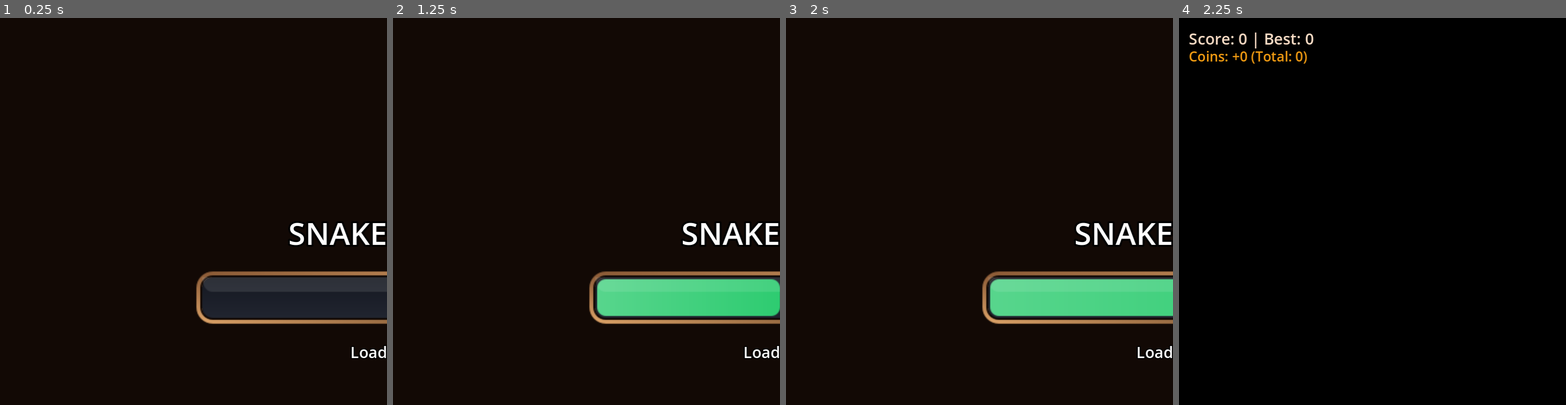
Above: before the commit, frames 1-4 (left to right).
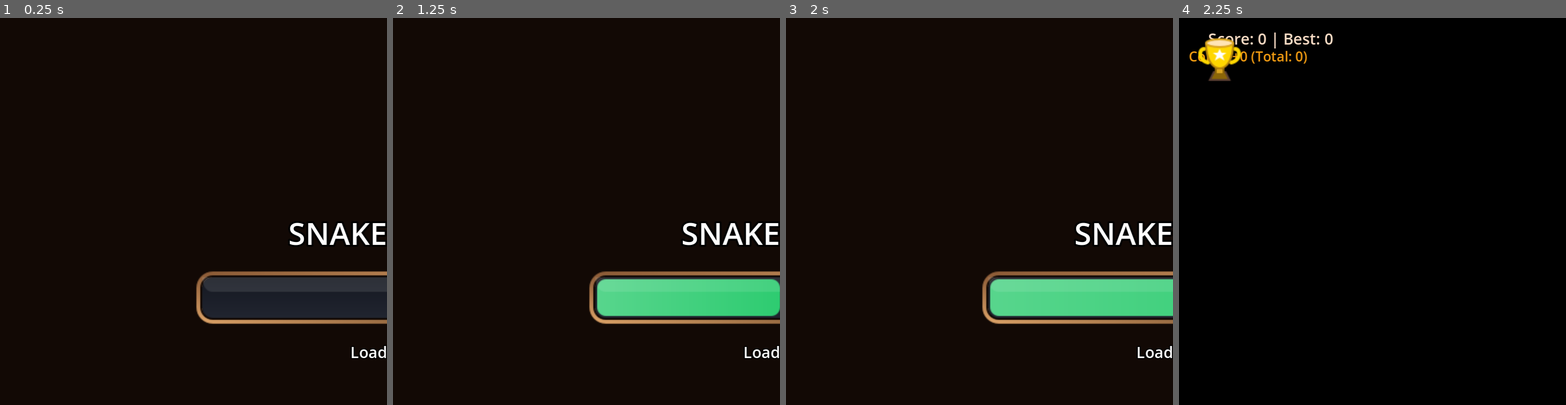
Above: after the commit, the same moments.

Repository: EiJackGH/snake-game
Game: Godot game, scene res://scenes/Main.tscn
The game is run twice, just before and just after one commit, with the same random seed, the same clock (stepped at 60 frames per second) and the same inputs.
Inputs (mouse positions are in pixels of both pictures, inside the frame that each line leads up to):
- Up to frame 1 (0.25 s): no input
- Up to frame 2 (1.25 s): move the mouse to (671, 192) at 0.52 s; hold Right (move_right) from 0.53 s (still down)
- Up to frame 3 (2 s): tap Enter at 1.25 s; move the mouse to (902, 230) at 1.27 s; release Right (move_right) at 1.28 s; hold Down (move_down) from 1.28 s (still down)
- Up to frame 4 (2.25 s): tap Space at 2 s; move the mouse to (1411, 126) at 2.02 s; release Down (move_down) at 2.03 s; hold Right (move_right) from 2.03 s (still down)

Frames 1-3 are identical in both runs. In frame 4, 1.3% of the frame differs, in the area x 2-40%, y 3-17%.

Commit message:
feat: Add and integrate new premium SVG assets and gameplay features
- Created food assets: cherry, banana, and orange SVGs
- Created powerup assets: shield and magnet SVGs
- Created UI assets: gold high-score trophy and custom 'More' button SVGs
- Updated scripts/Main.gd to load all new textures
- Integrated dynamic food randomization among the four fruit types on spawn
- Implemented temporary immunity and wrap-around behavior for the Shield powerup
- Implemented coin-attraction mechanics for the Magnet powerup
- Integrated the gold trophy high-score icon and shifted HUD text layout
- Implemented a custom 'More Assets & Powerups' info overlay triggered by the custom 'More' button in the pause/gameover overlays

Co-authored-by: aidasofialily-cmd <247843425+aidasofialily-cmd@users.noreply.github.com>

Diff:
--- /dev/null
+++ b/assets/button_more.svg
@@ -0,0 +1,10 @@
+<svg width="170" height="42" viewBox="0 0 170 42" xmlns="http://www.w3.org/2000/svg">
+  <!-- Rounded Button Container with dual-layer premium border -->
+  <rect x="2" y="2" width="166" height="38" rx="8" fill="#D38312" stroke="#A35400" stroke-width="3"/>
+  <!-- Shiny highlight across top half -->
+  <path d="M5 5 L165 5 Q165 20, 85 20 Q5 20, 5 5 Z" fill="#FFFFFF" opacity="0.15"/>
+  <!-- Inset Shadow Area -->
+  <rect x="6" y="28" width="158" height="8" rx="4" fill="#A35400" opacity="0.3"/>
+  <!-- Button Text "MORE" -->
+  <text x="85" y="27" font-family="Arial, sans-serif" font-size="18" font-weight="bold" fill="#FFFFFF" text-anchor="middle" letter-spacing="2">MORE</text>
+</svg>
--- /dev/null
+++ b/assets/food_banana.svg
@@ -0,0 +1,9 @@
+<svg width="64" height="64" viewBox="0 0 64 64" xmlns="http://www.w3.org/2000/svg">
+  <!-- Banana stem/tip -->
+  <path d="M46 14 C48 16, 44 20, 42 22 L44 24 C46 22, 50 18, 48 14 Z" fill="#8B7355"/>
+  <!-- Banana body -->
+  <path d="M44 20 C32 30, 20 30, 12 46 C22 46, 38 42, 46 24 C44 22, 45 21, 44 20 Z" fill="#FFD700" stroke="#DAA520" stroke-width="1.5"/>
+  <path d="M42 22 C32 30, 22 31, 15 45" stroke="#B8860B" stroke-width="1.5" fill="none"/>
+  <!-- Bottom tip -->
+  <path d="M12 46 C11 47, 10 49, 10 50 C11 50, 13 49, 14 47 Z" fill="#5C4033"/>
+</svg>
--- /dev/null
+++ b/assets/food_cherry.svg
@@ -0,0 +1,13 @@
+<svg width="64" height="64" viewBox="0 0 64 64" xmlns="http://www.w3.org/2000/svg">
+  <!-- Stems -->
+  <path d="M32 12 C30 20, 20 30, 20 42" stroke="#8B4513" stroke-width="3" fill="none" stroke-linecap="round"/>
+  <path d="M32 12 C34 20, 44 30, 44 42" stroke="#8B4513" stroke-width="3" fill="none" stroke-linecap="round"/>
+  <!-- Leaf -->
+  <path d="M32 12 Q24 6 28 2 Q36 6 32 12" fill="#228B22" />
+  <!-- Cherry 1 -->
+  <circle cx="20" cy="44" r="10" fill="#D2143A" />
+  <circle cx="17" cy="41" r="3" fill="#FFFFFF" opacity="0.6"/>
+  <!-- Cherry 2 -->
+  <circle cx="44" cy="44" r="10" fill="#D2143A" />
+  <circle cx="41" cy="41" r="3" fill="#FFFFFF" opacity="0.6"/>
+</svg>
--- /dev/null
+++ b/assets/food_orange.svg
@@ -0,0 +1,17 @@
+<svg width="64" height="64" viewBox="0 0 64 64" xmlns="http://www.w3.org/2000/svg">
+  <!-- Stem -->
+  <path d="M32 14 C33 9, 36 7, 39 5" stroke="#8B4513" stroke-width="3" fill="none" stroke-linecap="round"/>
+  <!-- Leaf -->
+  <path d="M32 10 Q40 8, 36 15 Q32 13, 32 10" fill="#228B22"/>
+  <!-- Orange Body -->
+  <circle cx="32" cy="36" r="20" fill="#FF8C00" stroke="#CD853F" stroke-width="1.5"/>
+  <!-- Texture dots -->
+  <circle cx="24" cy="28" r="1" fill="#D35400" opacity="0.7"/>
+  <circle cx="40" cy="28" r="1" fill="#D35400" opacity="0.7"/>
+  <circle cx="20" cy="38" r="1" fill="#D35400" opacity="0.7"/>
+  <circle cx="44" cy="38" r="1" fill="#D35400" opacity="0.7"/>
+  <circle cx="28" cy="46" r="1" fill="#D35400" opacity="0.7"/>
+  <circle cx="36" cy="46" r="1" fill="#D35400" opacity="0.7"/>
+  <!-- Highlight -->
+  <circle cx="24" cy="24" r="3.5" fill="#FFFFFF" opacity="0.6"/>
+</svg>
--- /dev/null
+++ b/assets/powerup_magnet.svg
@@ -0,0 +1,11 @@
+<svg width="64" height="64" viewBox="0 0 64 64" xmlns="http://www.w3.org/2000/svg">
+  <!-- Horseshoe Magnet Shape -->
+  <path d="M16 16 L16 36 C16 46, 48 46, 48 36 L48 16 L38 16 L38 34 C38 38, 26 38, 26 34 L26 16 Z" fill="#D2143A" stroke="#8B0000" stroke-width="2"/>
+  <!-- North/South Pole Tips (Silver/White/Blue) -->
+  <rect x="16" y="14" width="10" height="6" fill="#C0C0C0" stroke="#808080" stroke-width="1"/>
+  <rect x="38" y="14" width="10" height="6" fill="#C0C0C0" stroke="#808080" stroke-width="1"/>
+  <rect x="16" y="8" width="10" height="6" fill="#4169E1" stroke="#00008B" stroke-width="1"/>
+  <rect x="38" y="8" width="10" height="6" fill="#4169E1" stroke="#00008B" stroke-width="1"/>
+  <!-- Magnetic Field Waves -->
+  <path d="M12 6 Q21 -2 30 6 M34 6 Q43 -2 52 6" fill="none" stroke="#00FFFF" stroke-width="2" stroke-linecap="round" opacity="0.7"/>
+</svg>
--- /dev/null
+++ b/assets/powerup_shield.svg
@@ -0,0 +1,10 @@
+<svg width="64" height="64" viewBox="0 0 64 64" xmlns="http://www.w3.org/2000/svg">
+  <!-- Outer Shield Glow -->
+  <circle cx="32" cy="32" r="26" fill="none" stroke="#00FFFF" stroke-width="2" opacity="0.4"/>
+  <!-- Main Shield Shape -->
+  <path d="M32 12 C44 12, 48 16, 48 28 C48 42, 38 48, 32 52 C26 48, 16 42, 16 28 C16 16, 20 12, 32 12 Z" fill="#008B8B" stroke="#00FFFF" stroke-width="3"/>
+  <!-- Inner Detail -->
+  <path d="M32 18 C39 18, 42 21, 42 28 C42 38, 36 43, 32 46 C28 43, 22 38, 22 28 C22 21, 25 18, 32 18 Z" fill="#00CED1" opacity="0.6"/>
+  <!-- Highlight Star/Cross in center -->
+  <path d="M32 24 L32 38 M25 31 L39 31" stroke="#FFFFFF" stroke-width="3" stroke-linecap="round"/>
+</svg>
--- /dev/null
+++ b/assets/trophy.svg
@@ -0,0 +1,13 @@
+<svg width="64" height="64" viewBox="0 0 64 64" xmlns="http://www.w3.org/2000/svg">
+  <!-- Base Stand -->
+  <path d="M22 54 L42 54 L38 46 L26 46 Z" fill="#8B6508" stroke="#5C4033" stroke-width="2"/>
+  <rect x="28" y="42" width="8" height="6" fill="#DAA520" stroke="#8B6508" stroke-width="2"/>
+  <!-- Handles -->
+  <path d="M16 22 C10 22, 10 34, 20 36 M48 22 C54 22, 54 34, 44 36" fill="none" stroke="#FFD700" stroke-width="4" stroke-linecap="round"/>
+  <!-- Main Cup Body -->
+  <path d="M18 16 L46 16 C46 32, 40 42, 32 42 C24 42, 18 32, 18 16 Z" fill="#FFD700" stroke="#B8860B" stroke-width="2"/>
+  <!-- Rim of the cup -->
+  <ellipse cx="32" cy="16" rx="14" ry="4" fill="#FFE4B5" stroke="#DAA520" stroke-width="2"/>
+  <!-- Highlight and Star design -->
+  <path d="M32 22 L34 26 L39 26 L35 29 L37 34 L32 31 L27 34 L29 29 L25 26 L30 26 Z" fill="#FFFFFF"/>
+</svg>
--- a/scripts/Main.gd
+++ b/scripts/Main.gd
@@ -59,19 +59,31 @@
 
 # Textures
 var tex_food: Texture2D
+var tex_food_cherry: Texture2D
+var tex_food_banana: Texture2D
+var tex_food_orange: Texture2D
 var tex_coin: Texture2D
 var tex_pow_slow: Texture2D
 var tex_pow_double: Texture2D
 var tex_pow_shrink: Texture2D
+var tex_pow_shield: Texture2D
+var tex_pow_magnet: Texture2D
 var tex_gameover: Texture2D
 var tex_shop_bg: Texture2D
 var tex_skin_selected: Texture2D
 var tex_out_of_coins: Texture2D
 var tex_btn_get_coins: Texture2D
 var tex_btn_return_to_game: Texture2D
+var tex_trophy: Texture2D
+var tex_btn_more: Texture2D
+
+var food_textures = []
+var current_food_texture: Texture2D
+var trophy_rect: TextureRect
+var more_info_panel: Panel
 
 # Power-up Definitions
-enum PowerUpType { NONE, SLOW, DOUBLE_POINTS, SHRINK }
+enum PowerUpType { NONE, SLOW, DOUBLE_POINTS, SHRINK, SHIELD, MAGNET }
 var power_up_type = PowerUpType.NONE
 var power_up_pos = Vector2(-1, -1)
 var power_up_spawn_steps = 0 # Remaining steps before spawn expires
@@ -133,16 +145,26 @@
 
 	# Load texture assets
 	tex_food = load("res://assets/food.svg") as Texture2D
+	tex_food_cherry = load("res://assets/food_cherry.svg") as Texture2D
+	tex_food_banana = load("res://assets/food_banana.svg") as Texture2D
+	tex_food_orange = load("res://assets/food_orange.svg") as Texture2D
 	tex_coin = load("res://assets/coin.svg") as Texture2D
 	tex_pow_slow = load("res://assets/powerup_slow.svg") as Texture2D
 	tex_pow_double = load("res://assets/powerup_double.svg") as Texture2D
 	tex_pow_shrink = load("res://assets/powerup_shrink.svg") as Texture2D
+	tex_pow_shield = load("res://assets/powerup_shield.svg") as Texture2D
+	tex_pow_magnet = load("res://assets/powerup_magnet.svg") as Texture2D
 	tex_gameover = load("res://assets/gameover.svg") as Texture2D
 	tex_shop_bg = load("res://assets/snakeskinshop.svg") as Texture2D
 	tex_skin_selected = load("res://assets/skinselected.svg") as Texture2D
 	tex_out_of_coins = load("res://assets/window_out_of_coins.svg") as Texture2D
 	tex_btn_get_coins = load("res://assets/get_coins_button.svg") as Texture2D
 	tex_btn_return_to_game = load("res://assets/return_to_game_button.svg") as Texture2D
+	tex_trophy = load("res://assets/trophy.svg") as Texture2D
+	tex_btn_more = load("res://assets/button_more.svg") as Texture2D
+
+	food_textures = [tex_food, tex_food_cherry, tex_food_banana, tex_food_orange]
+	current_food_texture = tex_food
 
 	coins_label = Label.new()
 	coins_label.name = "CoinsLabel"
@@ -160,6 +182,21 @@
 	power_up_label.add_theme_color_override("font_outline_color", Color.BLACK)
 	power_up_label.add_theme_constant_override("outline_size", 4)
 	$CanvasLayer.add_child(power_up_label)
+
+	# Trophy Icon in UI near high score
+	trophy_rect = TextureRect.new()
+	trophy_rect.name = "TrophyIcon"
+	trophy_rect.texture = tex_trophy
+	trophy_rect.custom_minimum_size = Vector2(16, 16)
+	trophy_rect.size = Vector2(16, 16)
+	trophy_rect.stretch_mode = TextureRect.STRETCH_KEEP_ASPECT_CENTERED
+	trophy_rect.position = Vector2(10, 10)
+	$CanvasLayer.add_child(trophy_rect)
+
+	# Shift ScoreLabel slightly to the right to make room for the Trophy icon
+	score_label.position = Vector2(30, 10)
+
+	setup_more_info_panel()
 
 	spawn_food()
 	update_ui()
@@ -182,6 +219,59 @@
 		}
 		particles.append(p)
 
+func setup_more_info_panel():
+	more_info_panel = Panel.new()
+	more_info_panel.custom_minimum_size = Vector2(280, 210)
+	more_info_panel.set_anchors_and_offsets_preset(Control.PRESET_CENTER)
+	more_info_panel.hide()
+
+	# Flat dark stylebox matching coffee theme
+	var panel_style = StyleBoxFlat.new()
+	panel_style.bg_color = Color(0.12, 0.08, 0.05)
+	panel_style.border_width_left = 3
+	panel_style.border_width_right = 3
+	panel_style.border_width_top = 3
+	panel_style.border_width_bottom = 3
+	panel_style.border_color = Color(0.83, 0.51, 0.07) # Gold border
+	panel_style.set_corner_radius_all(10)
+	more_info_panel.add_theme_stylebox_override("panel", panel_style)
+	$CanvasLayer.add_child(more_info_panel)
+
+	var vbox = VBoxContainer.new()
+	vbox.set_anchors_and_offsets_preset(Control.PRESET_FULL_RECT)
+	vbox.offset_left = 10
+	vbox.offset_top = 10
+	vbox.offset_right = -10
+	vbox.offset_bottom = -10
+	vbox.add_theme_constant_override("separation", 10)
+	more_info_panel.add_child(vbox)
+
+	var title = Label.new()
+	title.text = "GAME ASSETS & POWERUPS"
+	title.horizontal_alignment = HORIZONTAL_ALIGNMENT_CENTER
+	title.add_theme_font_size_override("font_size", 16)
+	title.add_theme_color_override("font_color", Color(0.95, 0.61, 0.07))
+	title.add_theme_color_override("font_outline_color", Color.BLACK)
+	title.add_theme_constant_override("outline_size", 4)
+	vbox.add_child(title)
+
+	var desc = RichTextLabel.new()
+	desc.size_flags_vertical = Control.SIZE_EXPAND_FILL
+	desc.bbcode_enabled = true
+	desc.text = "[center]Explore our new fruits:\n🍎 Apple | 🍒 Cherry\n🍌 Banana | 🍊 Orange\n\nNew Power-ups:\n🛡️ Shield (Immunity)\n🧲 Magnet (Attracts Coins)[/center]"
+	desc.add_theme_color_override("default_color", Color(0.97, 0.86, 0.77))
+	vbox.add_child(desc)
+
+	var close_btn = Button.new()
+	close_btn.text = "Close"
+	var btn_style_normal = create_button_style(Color(0.29, 0.24, 0.24), Color(0.21, 0.18, 0.17), 6)
+	close_btn.add_theme_stylebox_override("normal", btn_style_normal)
+	close_btn.add_theme_stylebox_override("focus", StyleBoxEmpty.new())
+	close_btn.pressed.connect(func():
+		more_info_panel.hide()
+	)
+	vbox.add_child(close_btn)
+
 func setup_pause_overlay():
 	pause_overlay = ColorRect.new()
 	pause_overlay.color = Color(0.07, 0.035, 0.02, 0.8) # semi-transparent deep roasted coffee (#120906)
@@ -241,6 +331,18 @@
 	restart_btn.add_theme_stylebox_override("pressed", brown_pressed)
 	restart_btn.add_theme_stylebox_override("focus", StyleBoxEmpty.new())
 	vbox.add_child(restart_btn)
+
+	# Adding a custom "More Assets Info" button using the tex_btn_more SVG texture
+	var more_btn = TextureButton.new()
+	more_btn.texture_normal = tex_btn_more
+	more_btn.custom_minimum_size = Vector2(170, 42)
+	more_btn.ignore_texture_size = true
+	more_btn.stretch_mode = TextureButton.STRETCH_KEEP_ASPECT_CENTERED
+	more_btn.pressed.connect(func():
+		if more_info_panel:
+			more_info_panel.show()
+	)
+	vbox.add_child(more_btn)
 
 func toggle_pause():
 	if game_over or is_loading:
@@ -693,13 +795,19 @@
 
 	# Check wall collision
 	if new_head.x < 0 or new_head.x >= GRID_WIDTH or new_head.y < 0 or new_head.y >= GRID_HEIGHT:
-		end_game()
-		return
+		if active_power_up == PowerUpType.SHIELD:
+			# Wrap around if shield is active instead of dying
+			new_head.x = posmod(new_head.x, GRID_WIDTH)
+			new_head.y = posmod(new_head.y, GRID_HEIGHT)
+		else:
+			end_game()
+			return
 
 	# Check self collision
 	if new_head in snake:
-		end_game()
-		return
+		if active_power_up != PowerUpType.SHIELD:
+			end_game()
+			return
 
 	snake.insert(0, new_head)
 
@@ -726,6 +834,15 @@
 		spawn_power_up()
 	else:
 		snake.pop_back()
+
+	# Magnet effect: pull the coin 1 step closer to the head if active
+	if active_power_up == PowerUpType.MAGNET and coin_pos != Vector2(-1, -1):
+		var diff = new_head - coin_pos
+		if diff.length_squared() <= 16: # within 4 cells
+			var move_dir = diff.sign() # move 1 cell towards snake head
+			var target_pos = coin_pos + move_dir
+			if not target_pos in snake and target_pos != food_pos and target_pos != power_up_pos:
+				coin_pos = target_pos
 
 	# Check coin collision
 	if coin_pos != Vector2(-1, -1) and new_head == coin_pos:
@@ -778,6 +895,8 @@
 		food_pos = Vector2(randi() % GRID_WIDTH, randi() % GRID_HEIGHT)
 		if not food_pos in snake and food_pos != power_up_pos and food_pos != coin_pos:
 			break
+	if food_textures.size() > 0:
+		current_food_texture = food_textures[randi() % food_textures.size()]
 
 func spawn_coin():
 	if coin_pos != Vector2(-1, -1):
@@ -795,12 +914,12 @@
 		return
 
 	if randf() <= 0.3:
-		var types = [PowerUpType.SLOW, PowerUpType.DOUBLE_POINTS, PowerUpType.SHRINK]
+		var types = [PowerUpType.SLOW, PowerUpType.DOUBLE_POINTS, PowerUpType.SHRINK, PowerUpType.SHIELD, PowerUpType.MAGNET]
 		var chosen_type = types[randi() % types.size()]
 
 		while true:
 			var candidate = Vector2(randi() % GRID_WIDTH, randi() % GRID_HEIGHT)
-			if not candidate in snake and candidate != food_pos:
+			if not candidate in snake and candidate != food_pos and candidate != coin_pos:
 				power_up_pos = candidate
 				power_up_type = chosen_type
 				power_up_spawn_steps = POWER_UP_SPAWN_DURATION
@@ -823,6 +942,10 @@
 			var new_length = max(3, int(snake.size() / 2))
 			while snake.size() > new_length:
 				snake.pop_back()
+		PowerUpType.SHIELD:
+			pass # Grants temporary immunity to crashes
+		PowerUpType.MAGNET:
+			pass # In magnet mode, we can automatically pull the coin closer if it's spawned
 
 	update_ui()
 
@@ -857,6 +980,12 @@
 				PowerUpType.SHRINK:
 					name_str = "Shrink"
 					power_up_label.add_theme_color_override("font_color", Color.MAGENTA)
+				PowerUpType.SHIELD:
+					name_str = "Shield"
+					power_up_label.add_theme_color_override("font_color", Color(0.0, 1.0, 1.0))
+				PowerUpType.MAGNET:
+					name_str = "Magnet"
+					power_up_label.add_theme_color_override("font_color", Color(1.0, 0.4, 0.4))
 			power_up_label.text = "Active: %s (%d)" % [name_str, active_power_up_duration]
 			power_up_label.show()
 		else:
@@ -968,7 +1097,9 @@
 	var food_center = food_pos * GRID_SIZE + Vector2(GRID_SIZE/2.0, GRID_SIZE/2.0) + bob_offset
 	var food_size = Vector2(GRID_SIZE, GRID_SIZE) * scale_factor
 	var food_rect = Rect2(food_center - food_size/2.0, food_size)
-	if tex_food:
+	if current_food_texture:
+		draw_texture_rect(current_food_texture, food_rect, false)
+	elif tex_food:
 		draw_texture_rect(tex_food, food_rect, false)
 	else:
 		draw_rect(food_rect, Color.RED)
@@ -1001,6 +1132,10 @@
 				tex_pow = tex_pow_double
 			PowerUpType.SHRINK:
 				tex_pow = tex_pow_shrink
+			PowerUpType.SHIELD:
+				tex_pow = tex_pow_shield
+			PowerUpType.MAGNET:
+				tex_pow = tex_pow_magnet
 
 		if tex_pow:
 			draw_texture_rect(tex_pow, p_rect, false)
@@ -1013,6 +1148,10 @@
 					color = Color.YELLOW
 				PowerUpType.SHRINK:
 					color = Color.MAGENTA
+				PowerUpType.SHIELD:
+					color = Color(0.0, 1.0, 1.0)
+				PowerUpType.MAGNET:
+					color = Color(1.0, 0.4, 0.4)
 			draw_rect(p_rect, color)
 			var inset = 4
 			var inner_size = (GRID_SIZE - (inset * 2)) * (1.0 + 0.08 * cos(time_sec * 12.0))
